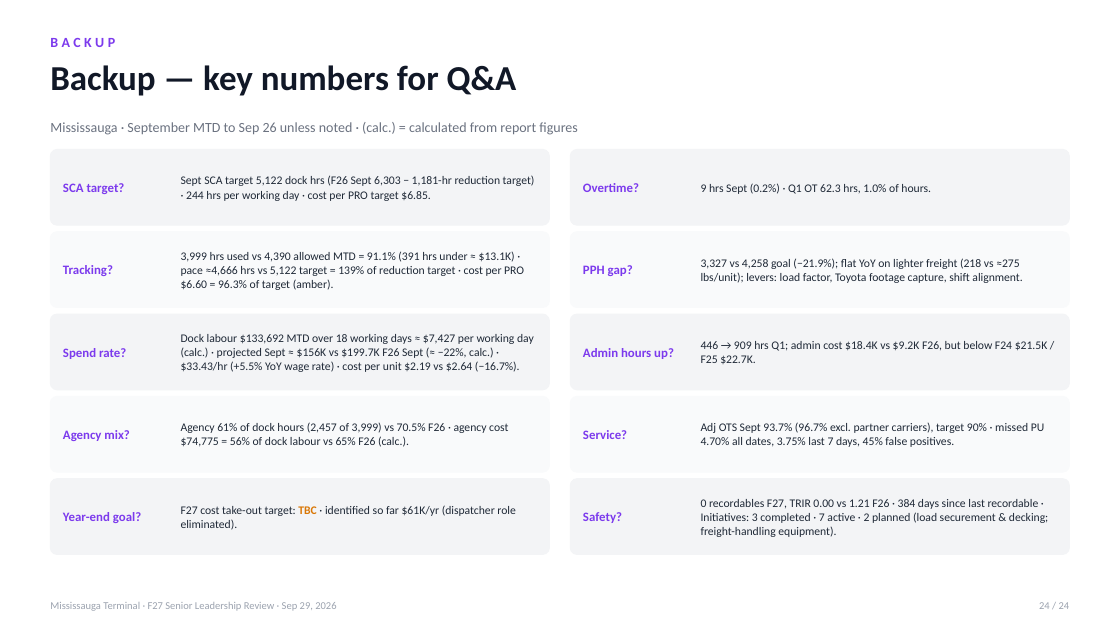
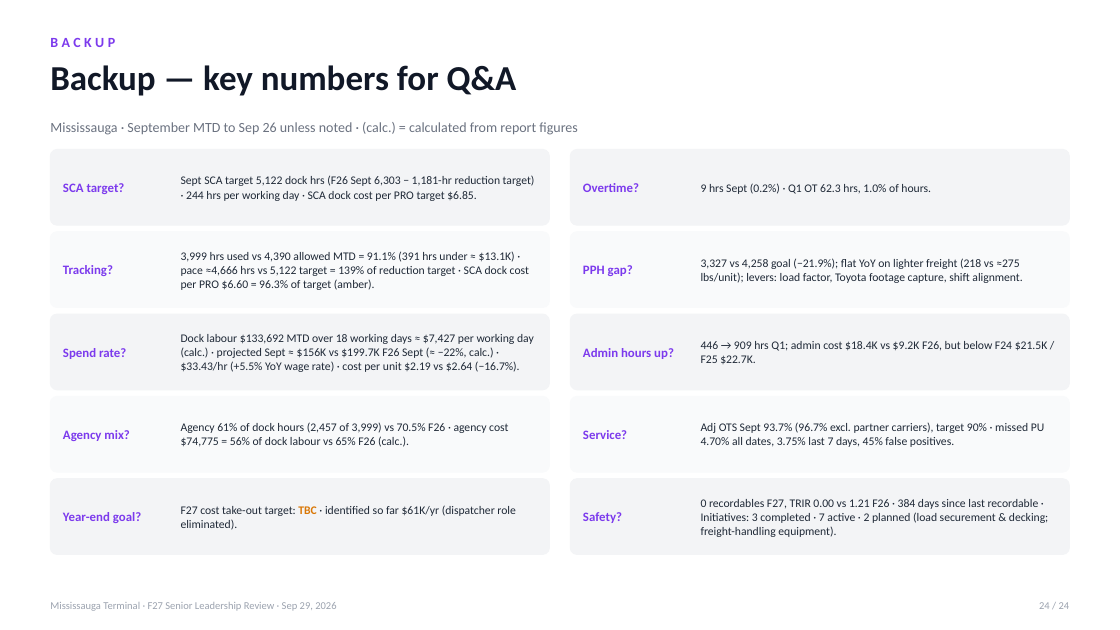
Before and after one commit to FuoriclasseX/mississauga-terminal-f26-cost-transformation-dashboard, a slide deck: slide 24 of presentation/Mississauga_F27_Leadership_Review_Sep29.pptx. Drawn at 1120x630 pixels with LibreOffice and Linux fonts; fonts in the diff are those of the drawing. Boxes give left, top, right and bottom in pixels: in the first picture for what was removed or moved away, otherwise in the second. Text is boxed around its words. In the diff, an @@ line names an element or a change of style, - is before the commit and + after.

```diff
--- a/presentation/Mississauga_F27_Leadership_Review_Sep29.pptx
+++ b/presentation/Mississauga_F27_Leadership_Review_Sep29.pptx
@@ text at [181,175,535,201]: text changed @@
-Sept SCA target 5,122 dock hrs (F26 Sept 6,303 − 1,181-hr reduction target) · 244 hrs per working day · cost per PRO target $6.85.
+Sept SCA target 5,122 dock hrs (F26 Sept 6,303 − 1,181-hr reduction target) · 244 hrs per working day · SCA dock cost per PRO target $6.85.
@@ text at [181,251,529,290]: text changed @@
-3,999 hrs used vs 4,390 allowed MTD = 91.1% (391 hrs under ≈ $13.1K) · pace ≈4,666 hrs vs 5,122 target = 139% of reduction target · cost per PRO $6.60 = 96.3% of target (amber).
+3,999 hrs used vs 4,390 allowed MTD = 91.1% (391 hrs under ≈ $13.1K) · pace ≈4,666 hrs vs 5,122 target = 139% of reduction target · SCA dock cost per PRO $6.60 = 96.3% of target (amber).
```
Also in this commit, not shown: 11 other slides changed, 1 other file.
